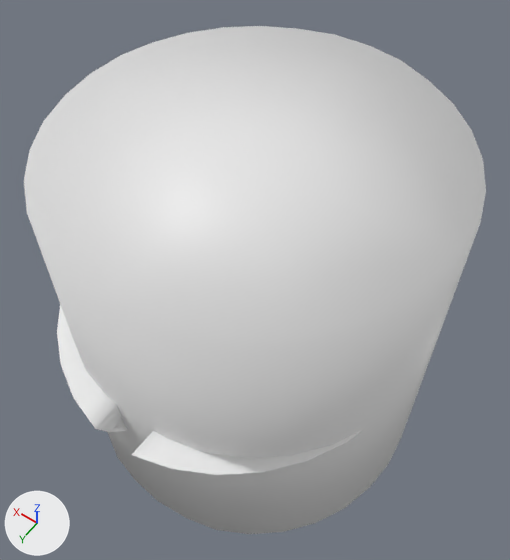
Before and after pictures for a commit that changed the Blender file labyrinth/Assets/LeverContraption.blend.
The view is the same before and after, from a 50 mm camera at (-1.37, 1.9, 3.12) aimed at (0.03, -0.05, 0.04). Arrows for +X, +Y and +Z are at lower left; the lights stay in place. The same objects are shown in both versions, whatever each file hides.

Names of what the first picture shows: 'ConnectionPiece', 'Sphere'.
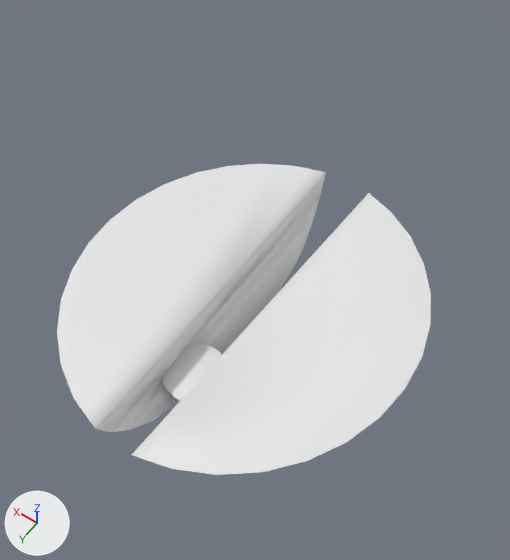
The change in detail:
Object 'ConnectionPiece' (ob_connectionpiece) moves from (0.0, 0.0, 0.0) to (0.0, 0.527, -0.15).
Object 'ConnectionPiece' (ob_connectionpiece) is rescaled from (1.0, 1.0, 1.0) to (0.176, 0.176, 0.025).

What differs and where, as boxes [x1, y1, x2, y2] in the pictures (510 x 560 px):
'ConnectionPiece', moved, rescaled
    before: [24, 26, 486, 534]
    after: [162, 344, 222, 402]
'Sphere', unchanged, uncovered by the edit
    before: [57, 304, 363, 475]
    after: [57, 164, 431, 475]
